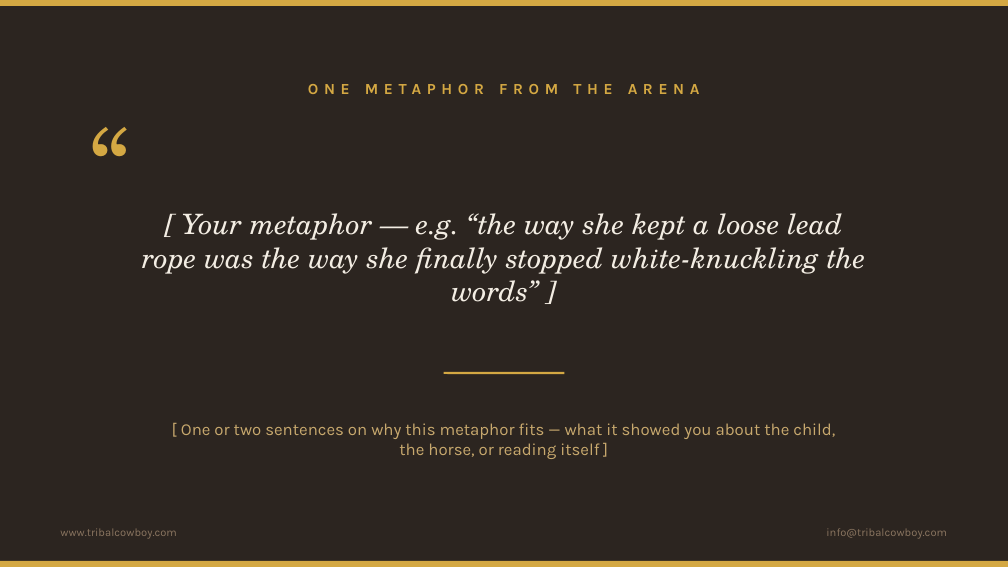
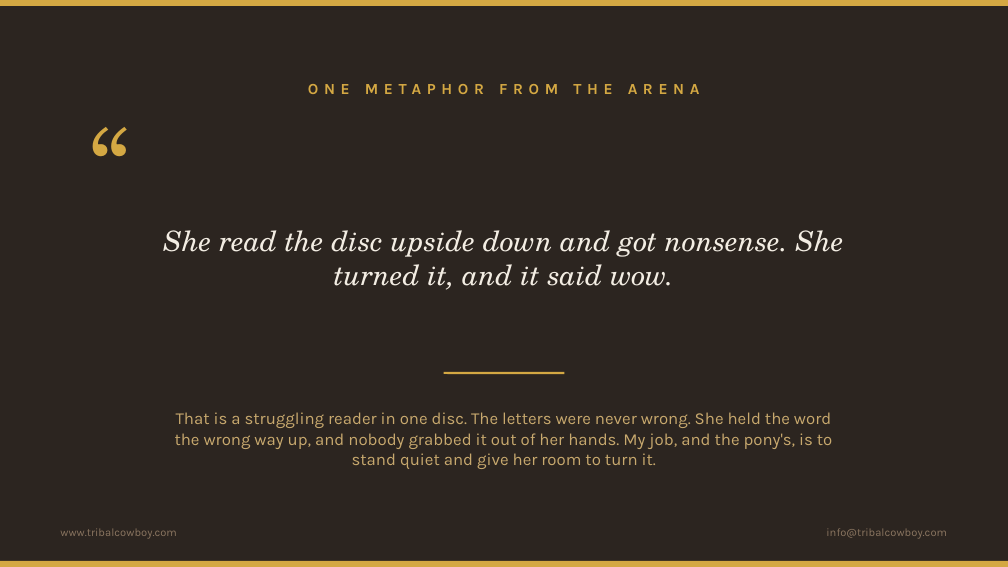
Before and after one commit to mrshuffhines-byte/tribal-cowboy-webhook, a slide deck: slide 7 of content/presentations/HPR-Class4-Practice-Sessions.pptx. Drawn at 1008x567 pixels with LibreOffice and Linux fonts; fonts in the diff are those of the drawing. Boxes give left, top, right and bottom in pixels: in the first picture for what was removed or moved away, otherwise in the second. Text is boxed around its words. In the diff, an @@ line names an element or a change of style, - is before the commit and + after.

```diff
--- a/content/presentations/HPR-Class4-Practice-Sessions.pptx
+++ b/content/presentations/HPR-Class4-Practice-Sessions.pptx
@@ text at bbox=[163, 230, 844, 290]: text changed @@
-[ Your metaphor — e.g. “the way she kept a loose lead rope was the way she finally stopped white-knuckling the words” ]
+She read the disc upside down and got nonsense. She turned it, and it said wow.
@@ text at bbox=[175, 412, 832, 469]: text changed @@
-[ One or two sentences on why this metaphor fits — what it showed you about the child, the horse, or reading itself ]
+That is a struggling reader in one disc. The letters were never wrong. She held the word the wrong way up, and nobody grabbed it out of her hands. My job, and the pony's, is to stand quiet and give her room to turn it.
```
Also in this commit, not shown: 7 other slides changed, 1 other file.
